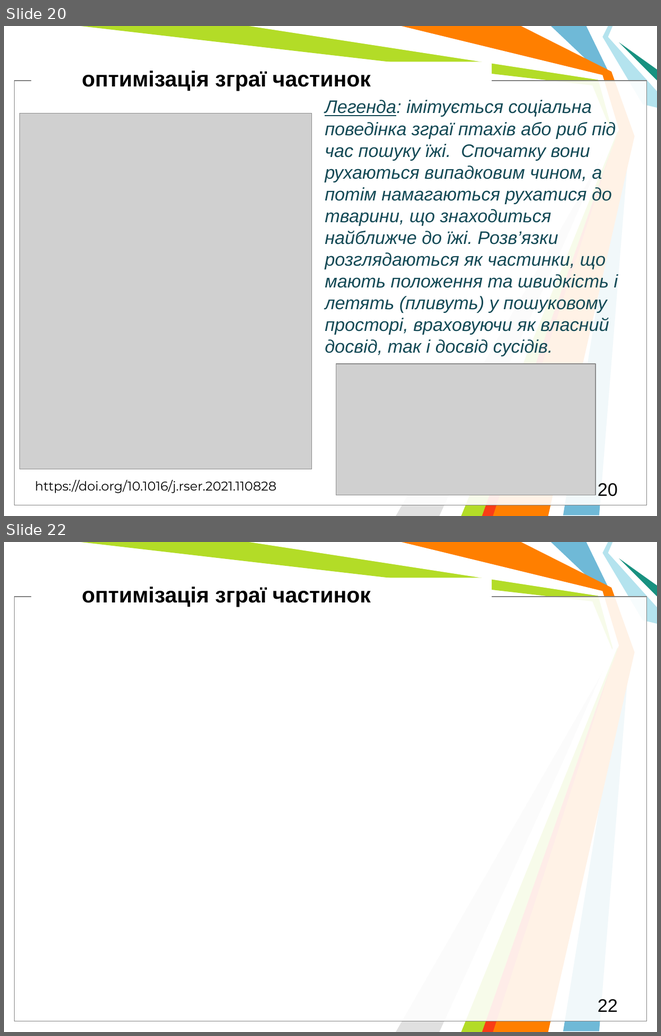
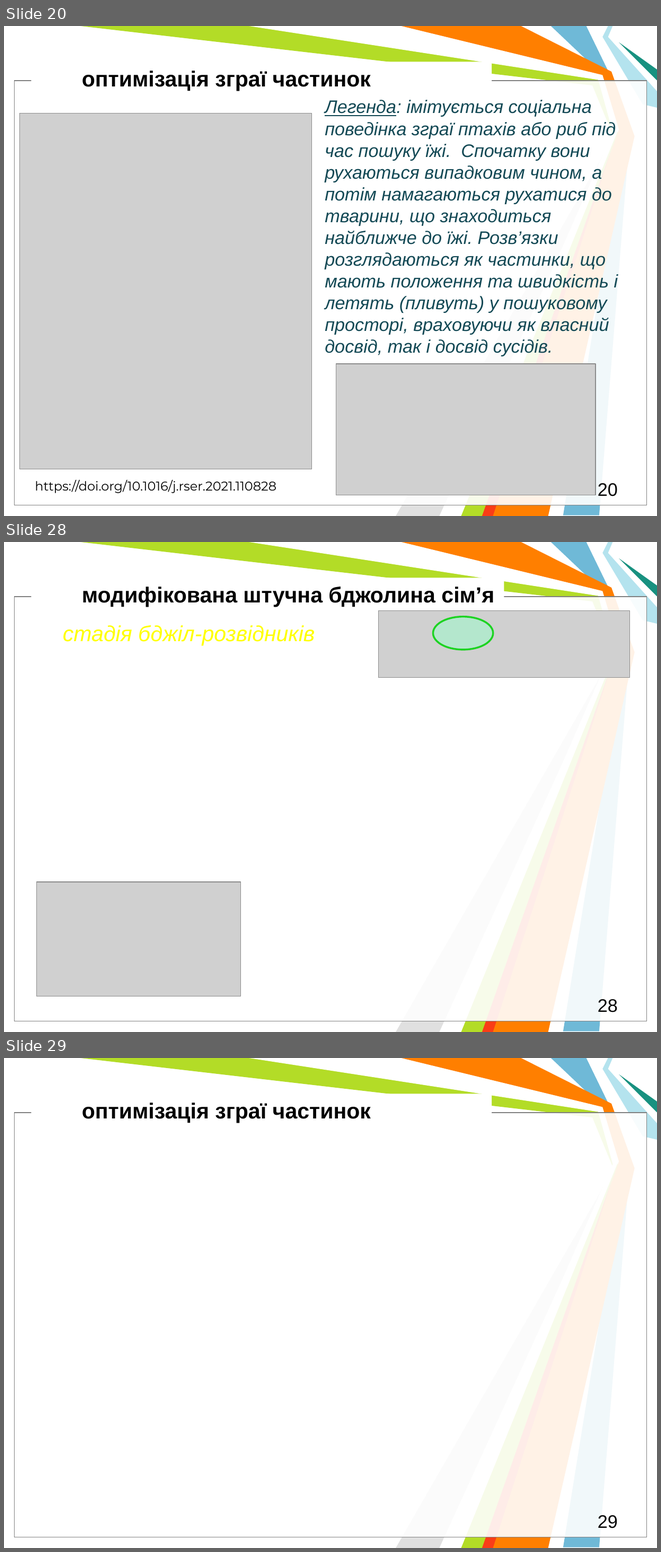
Before and after one commit to l432/NMK, a slide deck: Lecture/DAAD/DAAD_MetaH.pptm. Shown one above the other, each under a label of ours: slides 20 and 22 before the commit, slides 20, 28 and 29 after it; the slides between them are not shown. The pictures are 661x1036 and 661x1552 pixels, drawn with LibreOffice and Linux fonts; fonts in the diff are those of the drawing; grey boxes stand for pictures; background and template pictures are left out. Boxes give left, top, right and bottom in pixels: in the first picture for what was removed or moved away, otherwise in the second. Text is boxed around its words. In the diff, an @@ line names an element or a change of style, - is before the commit and + after.

```diff
--- a/Lecture/DAAD/DAAD_MetaH.pptm
+++ b/Lecture/DAAD/DAAD_MetaH.pptm
@@ slide 28 added at bbox=[4, 542, 657, 1032], background #FFFFFF; not listed: 11 template elements that a slide beside it also shows @@
@@ text added at bbox=[82, 587, 494, 607], 24 pt, text #000000, bold @@
+модифікована штучна бджолина сім’я
@@ picture added at bbox=[378, 610, 629, 677] @@
@@ ellipse added at bbox=[433, 616, 493, 649], fill #99FFCC at 50% opacity, outline #1DD322 2 pt @@
@@ text added at bbox=[63, 625, 315, 646], 24 pt, text #FFFF00, italic @@
+стадія бджіл-розвідників
@@ picture added at bbox=[37, 882, 240, 996] @@
@@ page number added at bbox=[598, 999, 618, 1012], 20 pt, text #000000 @@
+28
@@ what was slide 22 is now slide 29 @@
@@ page number at bbox=[598, 1515, 618, 1528]: text changed @@
-22
+29
```
Also in this commit, not shown: 7 other slides added, 1 slide removed, 2 other files.
